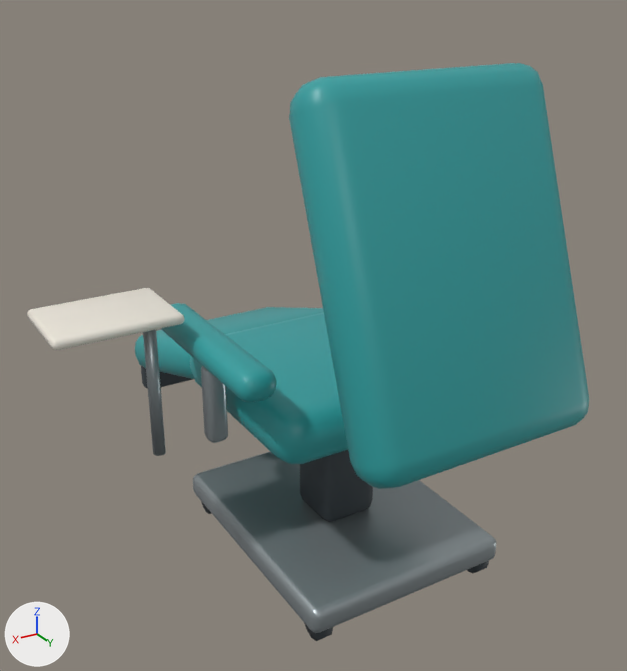
The glTF model yolanda/zombie/assets/opening/recliners/TreatmentRecliner_standard.glb: old version first, new version second.
Both versions are drawn from a 50 mm lens placed at (0.398, 1.694, 1.479), pointed at (-0.64, -0.037, 0.614). Arrows for +X, +Y and +Z are at lower left; the lights stay in place. The picture after the commit comes second. Vertices at exactly the same position are counted once.

Names of what the first picture shows: 'TreatmentRecliner_standard'.
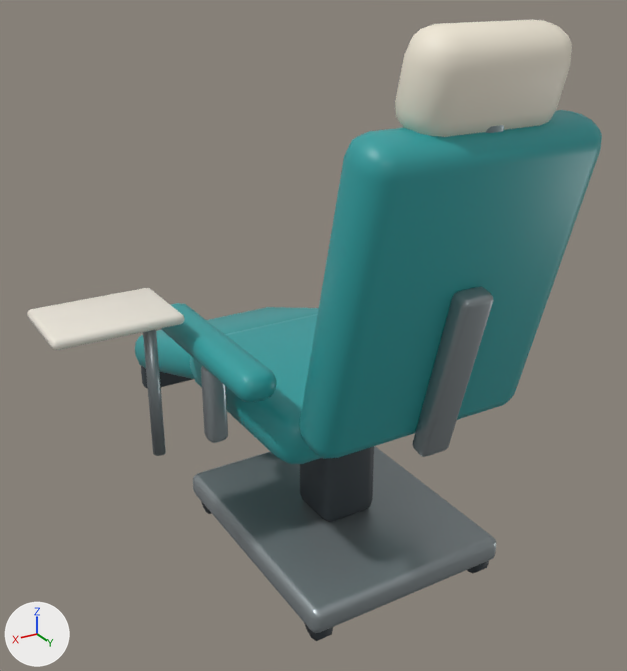
What the commit changed:
Material 'Cream_standard' (mat_cream_standard) is new.
Its base color is (0.888, 0.823, 0.687) (pale yellow #f2ead8).
me_cube_017 is used by ob_treatmentrecliner_standard; location (0.0, 0.0, 0.0).
me_cube_017 had 1184 vertices, 2304 faces and spanned x -1.08..0.01, y -0.873..0.595, z 0.0..1.289.
me_cube_017 now has 1472 vertices, 2868 faces and spans x -1.08..0.01, y -0.873..0.547, z 0.0..1.384.
me_cube_017 part 1: the loose piece of 96 vertices spanning x -0.98..-0.4, y 0.232..0.595, z 0.544..1.289 is rebuilt with 96 vertices and now spans x -0.97..-0.41, y 0.253..0.539, z 0.509..1.213.
me_cube_017 part 2: a new loose piece of 96 vertices spanning x -0.73..-0.65, y 0.362..0.511, z 0.479..0.89, in mat_frame_standard (grey #9aa3a6).
me_cube_017 part 3: a new loose piece of 96 vertices spanning x -0.715..-0.665, y 0.471..0.526, z 1.147..1.265, in mat_frame_standard (grey #9aa3a6).
me_cube_017 part 4: a new loose piece of 96 vertices spanning x -0.86..-0.52, y 0.4..0.547, z 1.187..1.384, in mat_cream_standard (pale yellow #f2ead8).
me_cube_017 gains material mat_cream_standard (pale yellow #f2ead8).

Boxes (x1, y1, x2, y2) around the edits, measured in the pictures (627 x 671 px):
'TreatmentRecliner_standard', reshaped (7% taller)
    before: (27, 63, 589, 641)
    after: (27, 20, 602, 641)
part 1 of me_cube_017, rebuilt (18% shorter)
    before: (289, 63, 589, 489)
    after: (299, 110, 602, 459)
part 2 of me_cube_017, added
    after: (412, 287, 493, 457)
part 3 of me_cube_017, added (mostly hidden)
    after: (486, 125, 504, 133)
part 4 of me_cube_017, added (pale yellow)
    after: (395, 20, 572, 137)
